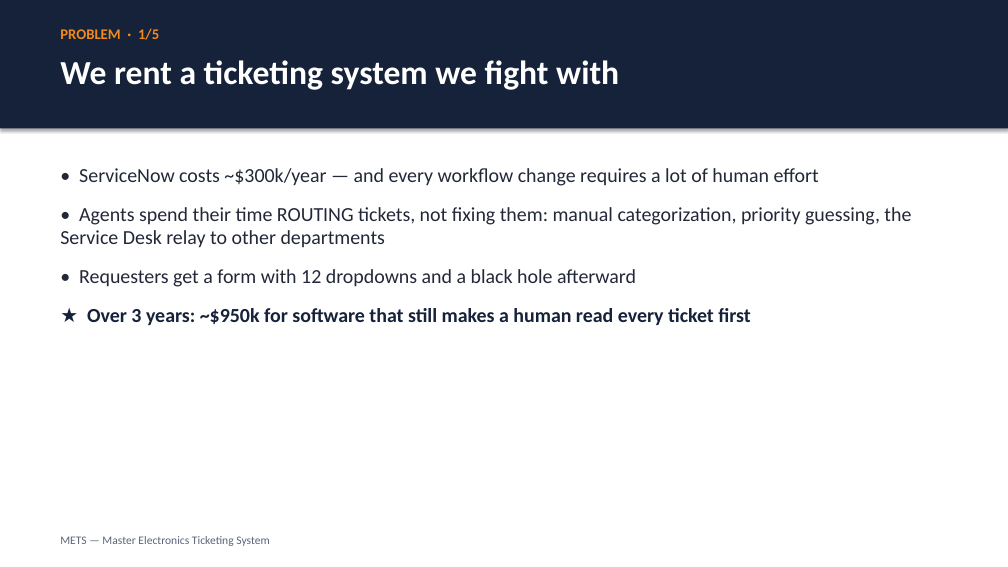
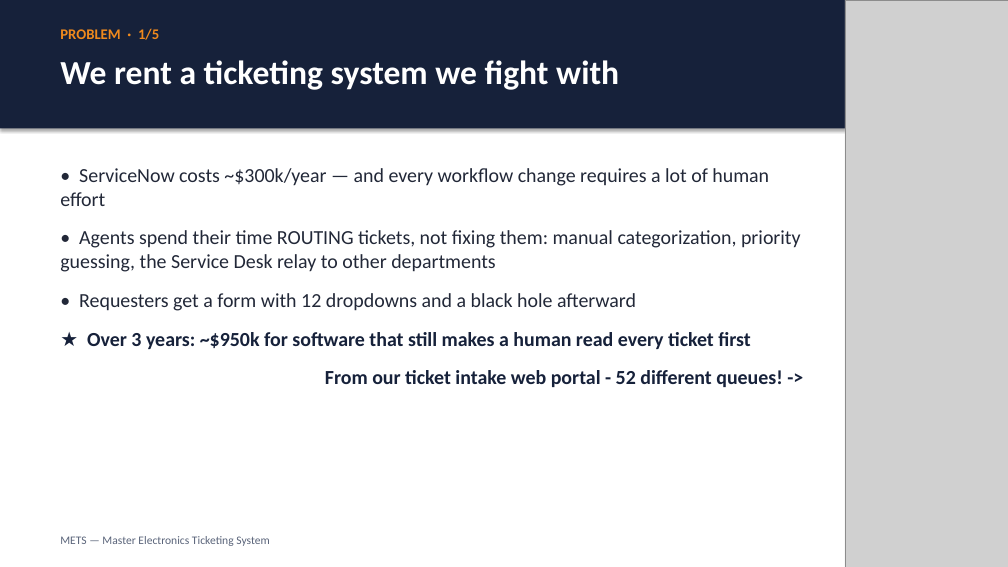
Before and after one commit to justin-rh/mets, a slide deck: slide 1 of docs/DECK.pptx. Drawn at 1008x567 pixels with LibreOffice and Linux fonts; fonts in the diff are those of the drawing; grey boxes stand for pictures. Boxes give left, top, right and bottom in pixels: in the first picture for what was removed or moved away, otherwise in the second. Text is boxed around its words. In the diff, an @@ line names an element or a change of style, - is before the commit and + after.

```diff
--- a/docs/DECK.pptx
+++ b/docs/DECK.pptx
@@ picture added at (845, 0, 1008, 567) @@
@@ text at (325, 370, 783, 387): paragraph added @@
+From our ticket intake web portal - 52 different queues! ->
```
Also in this commit, not shown: 4 other slides changed, 1 other file.
